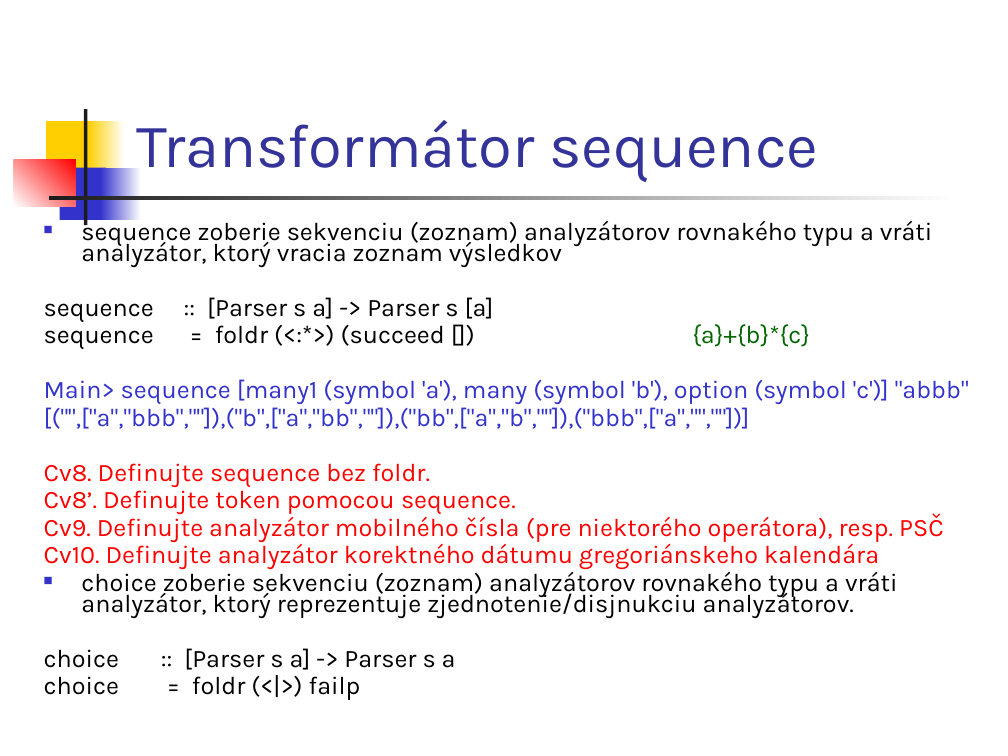
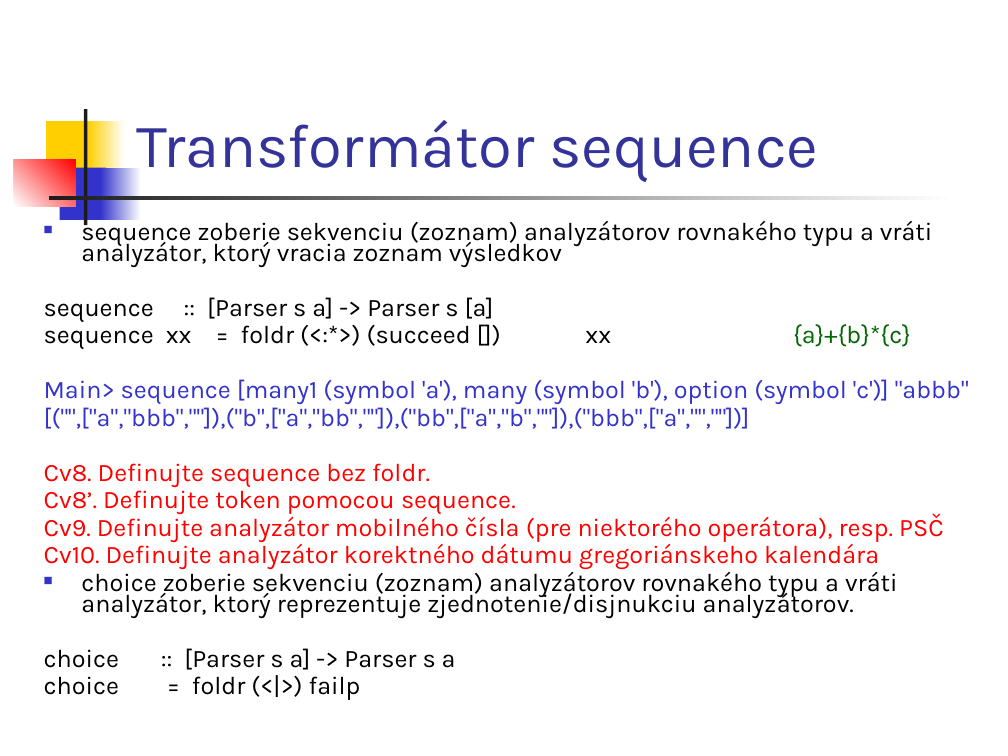
Before and after one commit to Funkcionalne/Prednasky, a slide deck: slide 15 of 09/09_fpro.ppt. Drawn at 1008x756 pixels with LibreOffice and Linux fonts; fonts in the diff are those of the drawing. Boxes give left, top, right and bottom in pixels: in the first picture for what was removed or moved away, otherwise in the second. Text is boxed around its words. In the diff, an @@ line names an element or a change of style, - is before the commit and + after.

```diff
--- a/09/09_fpro.ppt
+++ b/09/09_fpro.ppt
@@ text at box(44, 321, 911, 349): text changed @@
-sequence = foldr (<:*>) (succeed []) {a}+{b}*{c}
+sequence xx = foldr (<:*>) (succeed []) xx {a}+{b}*{c}
```
Also in this commit, not shown: 2 other slides changed, 5 other files.
